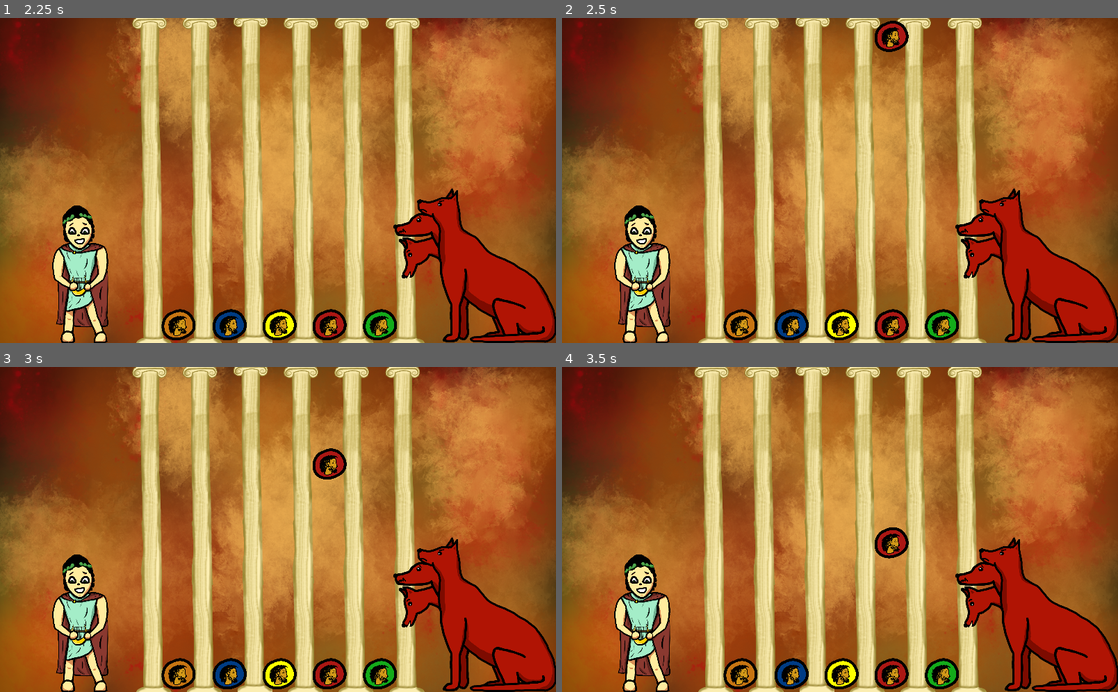
Above: before the commit, frames 1-4 (two rows, left to right).
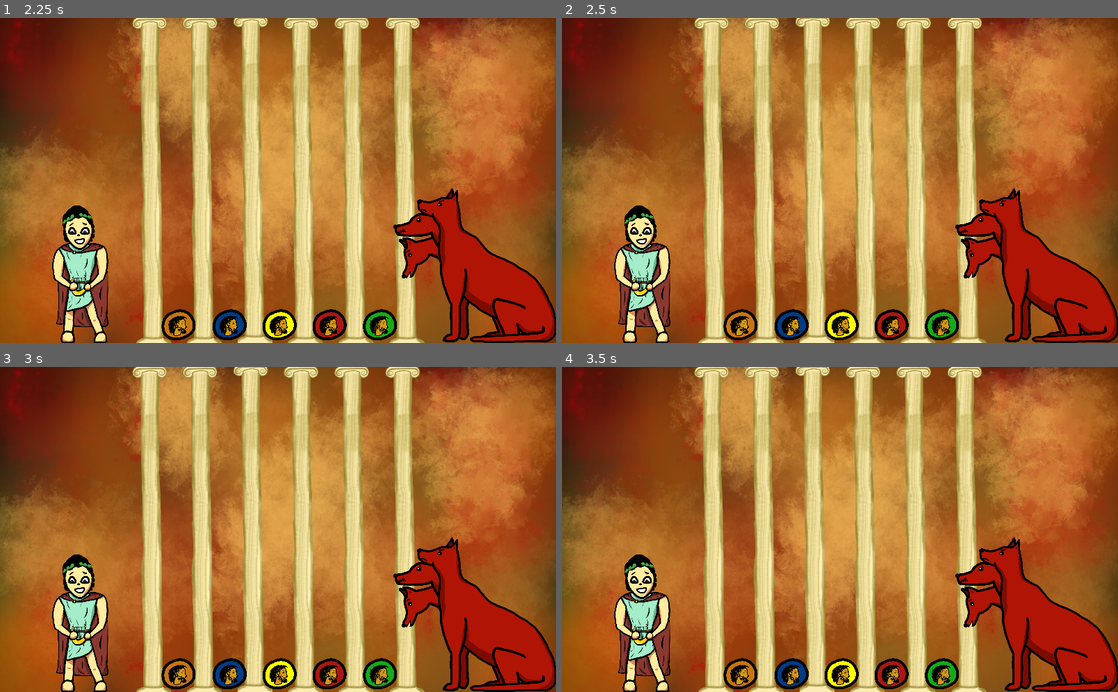
Above: after the commit, the same moments.

Repository: MarianPoirot/OrpheusHero
Game: Godot game, scene res://Scenes/UI/OpeningUI.tscn
Two runs of this game, one before a commit and one after it. Both use one fixed random seed, a clock stepped at 60 frames per second and the inputs below. Sound files missing from this copy of the repository are replaced by a short silence.
Inputs:
- Up to frame 1 (2.25 s): click "Commencer" at 0.5 s; tap Enter at 1.25 s; tap Space at 2 s
- Up to frame 2 (2.5 s): no input
- Up to frame 3 (3 s): no input
- Up to frame 4 (3.5 s): no input

Frame 1 is identical in both runs. In frame 2, 0.5% of the frame differs, in the area x 56-63%, y 0-11%; in frame 3, 0.5%, in the area x 56-63%, y 25-35%; in frame 4, 0.5%.

Commit message:
Starting kazoo

Diff:
--- a/Scenes/UI/PlayingUI.tscn
+++ b/Scenes/UI/PlayingUI.tscn
@@ -12,6 +12,7 @@
 [ext_resource path="res://Assets/Sprites/orpheus.png" type="Texture" id=10]
 [ext_resource path="res://Assets/Font/Nightmare_Hero_Normal.ttf" type="DynamicFontData" id=11]
 [ext_resource path="res://Assets/Font/HopeGold.ttf" type="DynamicFontData" id=12]
+[ext_resource path="res://Assets/Sounds/Lifelight (Kazoo Cover) - Super Smash Bros. Ultimate.mp3" type="AudioStream" id=13]
 
 [sub_resource type="SpriteFrames" id=1]
 animations = [ {
@@ -110,6 +111,8 @@
 custom_fonts/font = SubResource( 6 )
 
 [node name="Conductor" parent="." instance=ExtResource( 3 )]
+stream = ExtResource( 13 )
+bpm = 536
 
 [connection signal="beat" from="Conductor" to="." method="_on_Conductor_beat"]
 [connection signal="measure" from="Conductor" to="." method="_on_Conductor_measure"]
--- a/Scenes/World/GameButton.tscn
+++ b/Scenes/World/GameButton.tscn
@@ -51,7 +51,7 @@
 shape = SubResource( 4 )
 
 [node name="Timer" type="Timer" parent="."]
-wait_time = 0.05
+wait_time = 0.01
 one_shot = true
 
 [connection signal="area_entered" from="PerfectArea" to="." method="_on_PerfectArea_area_entered"]
--- a/Scenes/World/Spawner.tscn
+++ /dev/null
@@ -1,25 +0,0 @@
-[gd_scene load_steps=2 format=2]
-
-[sub_resource type="GDScript" id=1]
-script/source = "extends Camera2D
-
-
-func _on_Duration_timeout():
-	pass # Replace with function body.
-
-
-func _on_Frequency_timeout():
-	pass # Replace with function body.
-"
-
-[node name="Node2D" type="Camera2D"]
-script = SubResource( 1 )
-
-[node name="Tween" type="Tween" parent="."]
-
-[node name="Frequency" type="Timer" parent="."]
-
-[node name="Duration" type="Timer" parent="."]
-
-[connection signal="timeout" from="Frequency" to="." method="_on_Frequency_timeout"]
-[connection signal="timeout" from="Duration" to="." method="_on_Duration_timeout"]
--- a/Scripts/UI/PlayingScript.gd
+++ b/Scripts/UI/PlayingScript.gd
@@ -19,7 +19,7 @@
 
 var spawn_1_beat = 0
 var spawn_2_beat = 0
-var spawn_3_beat = 1
+var spawn_3_beat = 0
 var spawn_4_beat = 0
 
 var lane = 0
@@ -31,7 +31,7 @@
 
 func _ready():
 	randomize()
-	$Conductor.play_with_beat_offset(8)
+	$Conductor.play_with_beat_offset(9)
 
 
 func _on_Conductor_measure(position):
@@ -46,72 +46,45 @@
 
 func _on_Conductor_beat(position):
 	song_position_in_beats = position
-	if song_position_in_beats > 36:
-		spawn_1_beat = 1
-		spawn_2_beat = 1
-		spawn_3_beat = 1
-		spawn_4_beat = 1
-	if song_position_in_beats > 98:
-		spawn_1_beat = 2
-		spawn_2_beat = 0
-		spawn_3_beat = 1
-		spawn_4_beat = 0
-	if song_position_in_beats > 132:
-		spawn_1_beat = 0
-		spawn_2_beat = 2
-		spawn_3_beat = 0
-		spawn_4_beat = 2
-	if song_position_in_beats > 162:
-		spawn_1_beat = 2
-		spawn_2_beat = 2
-		spawn_3_beat = 1
-		spawn_4_beat = 1
-	if song_position_in_beats > 194:
-		spawn_1_beat = 2
-		spawn_2_beat = 2
-		spawn_3_beat = 1
-		spawn_4_beat = 2
-	if song_position_in_beats > 228:
-		spawn_1_beat = 0
-		spawn_2_beat = 2
-		spawn_3_beat = 1
-		spawn_4_beat = 2
-	if song_position_in_beats > 258:
-		spawn_1_beat = 1
-		spawn_2_beat = 2
-		spawn_3_beat = 1
-		spawn_4_beat = 2
-	if song_position_in_beats > 288:
-		spawn_1_beat = 0
-		spawn_2_beat = 2
-		spawn_3_beat = 0
-		spawn_4_beat = 2
-	if song_position_in_beats > 322:
-		spawn_1_beat = 3
-		spawn_2_beat = 2
-		spawn_3_beat = 2
-		spawn_4_beat = 1
-	if song_position_in_beats > 388:
-		spawn_1_beat = 1
-		spawn_2_beat = 0
-		spawn_3_beat = 0
-		spawn_4_beat = 0
-	if song_position_in_beats > 396:
-		spawn_1_beat = 0
-		spawn_2_beat = 0
-		spawn_3_beat = 0
-		spawn_4_beat = 0
-	if song_position_in_beats > 404:	#end of song
-		#write scores
-		#Global.set_score(score)
-		#Global.combo = max_combo
-		#Global.great = great
-		#Global.good = good
-		#Global.okay = okay
-		#Global.missed = missed
-		if get_tree().change_scene("res://Scenes/UI/EndingUI.tscn") != OK:
-			print ("Error changing scene to End")
+	match song_position_in_beats:
+		28,44,60,76,92,108:
+			spawn_1_beat = 1
+			spawn_2_beat = 0
+			spawn_3_beat = 0
+			spawn_4_beat = 1
+		32, 36, 48, 64, 68, 80, 96, 100, 112:
+			spawn_1_beat = 0
+			spawn_2_beat = 0
+			spawn_3_beat = 0
+			spawn_4_beat = 1
+		40,72,104:
+			spawn_1_beat = 1
+			spawn_2_beat = 0
+			spawn_3_beat = 1
+			spawn_4_beat = 0
+		52,84,116:
+			spawn_1_beat = 1
+			spawn_2_beat = 0
+			spawn_3_beat = 0
+			spawn_4_beat = 0
+		56,88,120:
+			spawn_1_beat = 0
+			spawn_2_beat = 0
+			spawn_3_beat = 0
+			spawn_4_beat = 0
+		4000:	#end of song
+			#write scores
+			#Global.set_score(score)
+			#Global.combo = max_combo
+			#Global.great = great
+			#Global.good = good
+			#Global.okay = okay
+			#Global.missed = missed
+			if get_tree().change_scene("res://Scenes/UI/EndingUI.tscn") != OK:
+				print ("Error changing scene to End")
 
+		_:
+			pass
 
 func _spawn_notes(to_spawn):
 	if to_spawn > 0:
Not shown, changed: Assets/Sounds/Lifelight (Kazoo Cover) - Super Smash Bros. Ultimate.mp3.import
Not shown: 1 places in Scenes/UI/PlayingUI.tscn that only renumber resources
